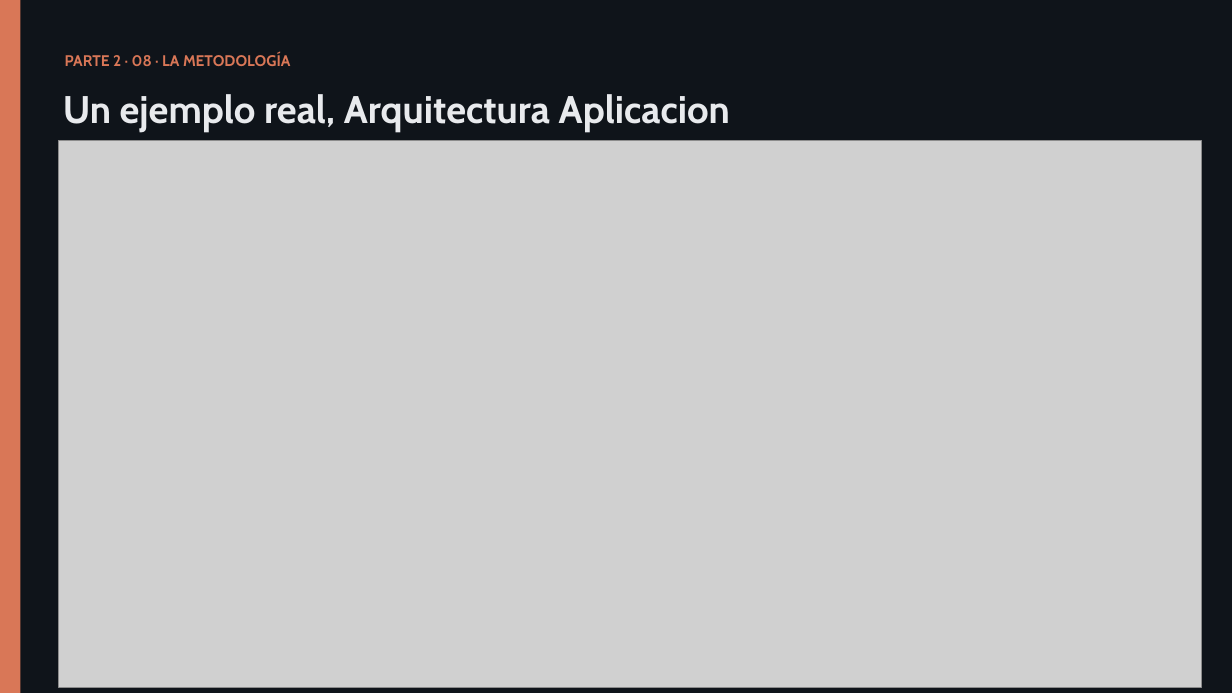
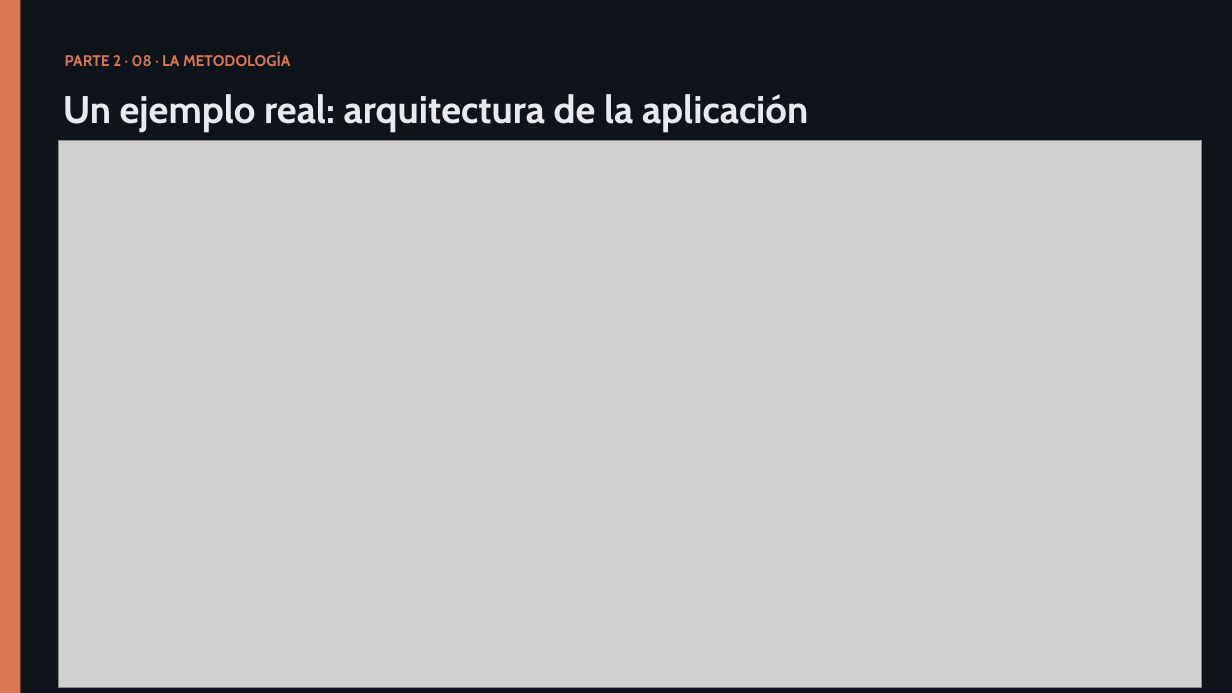
Before and after one commit to olonok69/claude_code_ml_engineer, a slide deck: slide 24 of presentacion/Claude_Code_Presentacion.pptx. Drawn at 1232x693 pixels with LibreOffice and Linux fonts; fonts in the diff are those of the drawing; grey boxes stand for pictures. Boxes give left, top, right and bottom in pixels: in the first picture for what was removed or moved away, otherwise in the second. Text is boxed around its words. In the diff, an @@ line names an element or a change of style, - is before the commit and + after.

Commit message:
Fix the Spanish title on the architecture slide
"Un ejemplo real, Arquitectura Aplicacion" had a missing accent and stacked two
nouns where the sibling slide uses a natural phrase. It now reads "Un ejemplo
real: arquitectura de la aplicación", mirroring the English fix and the sibling
"Un ejemplo real, de principio a fin".

Same shape as the English change: the six runs all carried identical formatting,
so the title collapses to one. The translations_en.py key is the Spanish line, so
it moves with it and the pair stays coherent.

```diff
--- a/presentacion/Claude_Code_Presentacion.pptx
+++ b/presentacion/Claude_Code_Presentacion.pptx
@@ text at [63, 94, 808, 132]: text changed @@
-Un ejemplo real, Arquitectura Aplicacion
+Un ejemplo real: arquitectura de la aplicación
```
Also in this commit, not shown: 2 other files.
